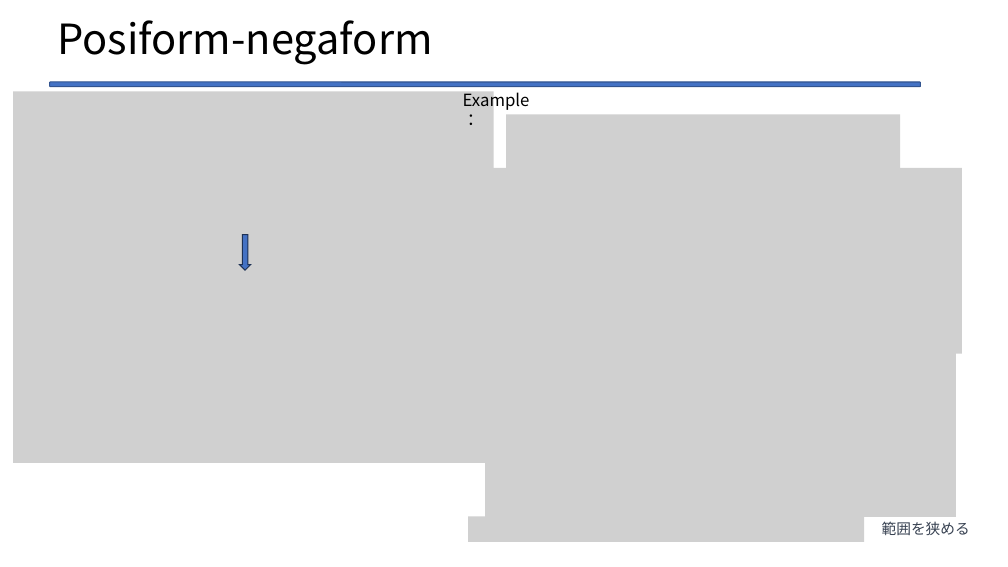
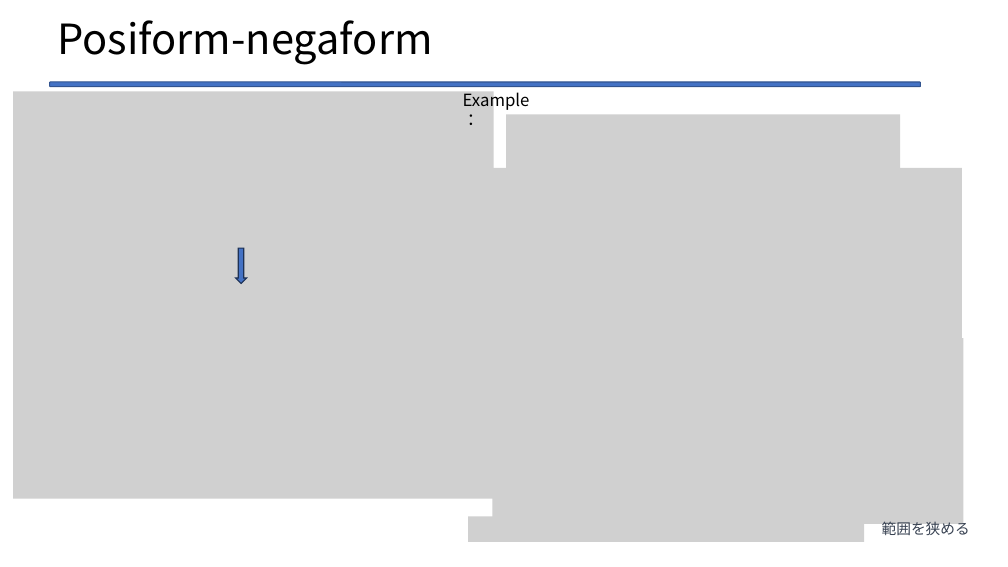
Before and after one commit to Legolas9999/zemi, a slide deck: slide 22 of lcj_ron_zemi2.pptx. Drawn at 1008x567 pixels with LibreOffice and Linux fonts; fonts in the diff are those of the drawing; grey boxes stand for pictures. Boxes give left, top, right and bottom in pixels: in the first picture for what was removed or moved away, otherwise in the second. Text is boxed around its words. In the diff, an @@ line names an element or a change of style, - is before the commit and + after.

```diff
--- a/lcj_ron_zemi2.pptx
+++ b/lcj_ron_zemi2.pptx
@@ picture: place and size @@
-picture at (13, 91, 494, 464)
+picture at (13, 91, 494, 499)
@@ down arrow: place and size @@
-down arrow at (240, 234, 251, 270)
+down arrow at (236, 248, 247, 284)
@@ picture: place and size @@
-picture at (485, 331, 957, 517)
+picture at (492, 338, 963, 524)
```
Also in this commit, not shown: 16 other slides changed, 4 slides added, 5 other files.
